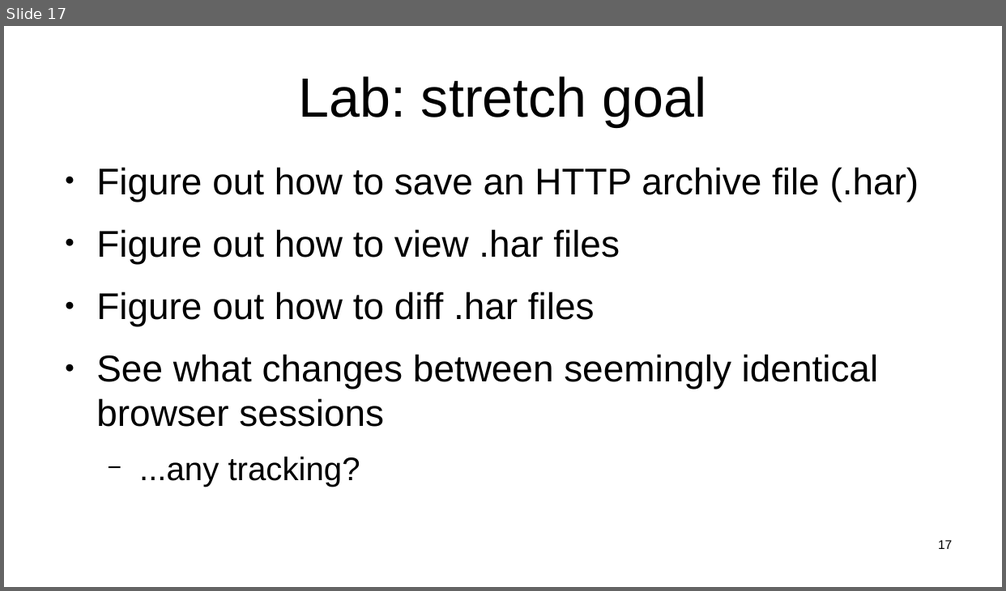
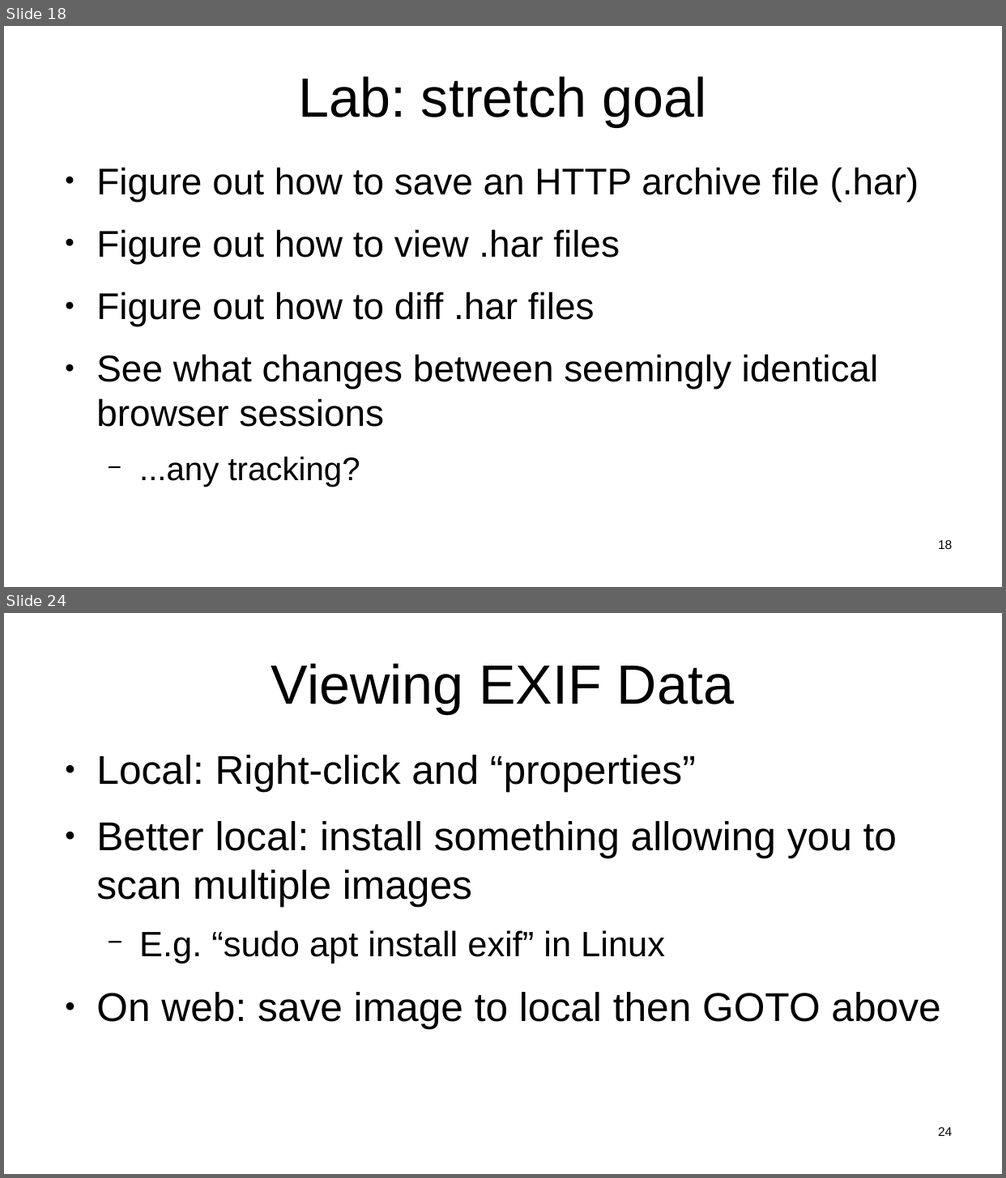
Before and after one commit to sftcd/witidtm, a slide deck: lectures/2021-2022/labs.odp. Shown one above the other, each under a label of ours: slide 17 before the commit, slides 18 and 24 after it; the slides between them are not shown. The pictures are 1006x591 and 1006x1178 pixels, drawn with LibreOffice and Linux fonts; fonts in the diff are those of the drawing. Boxes give left, top, right and bottom in pixels: in the first picture for what was removed or moved away, otherwise in the second. Text is boxed around its words. In the diff, an @@ line names an element or a change of style, - is before the commit and + after.

```diff
--- a/lectures/2021-2022/labs.odp
+++ b/lectures/2021-2022/labs.odp
@@ slide 24 added at (4, 613, 1002, 1174), background #FFFFFF @@
@@ title added at (271, 663, 734, 714), 44 pt, text #000000 @@
+Viewing EXIF Data
@@ text added at (96, 755, 940, 1029), 32 pt, text #000000 @@
+● Local: Right-click and “properties”
+● Better local: install something allowing you to scan multiple images
+  − E.g. “sudo apt install exif” in Linux
+● On web: save image to local then GOTO above
@@ page number added at (938, 1127, 952, 1136), 10 pt, text #000000 @@
+24
@@ what was slide 17 is now slide 18 @@
@@ page number at (938, 540, 952, 549): text changed @@
-17
+18
```
Also in this commit, not shown: 1 slide changed, 10 other slides added, 3 other files.
